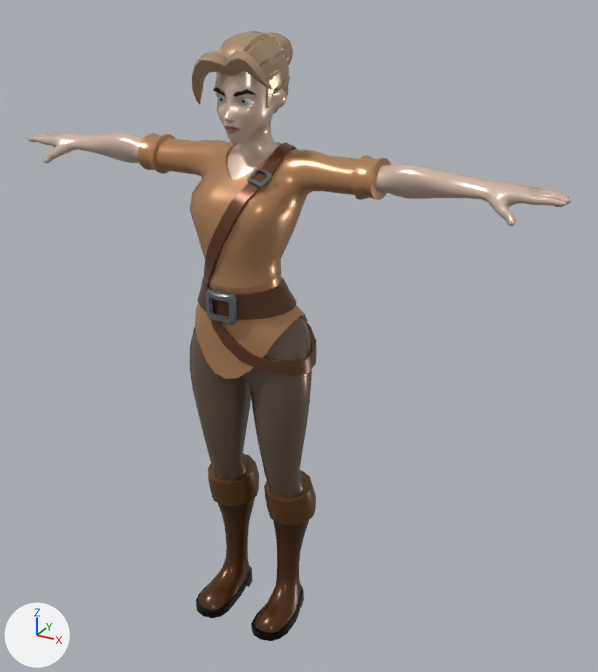
What one commit did to the glTF model public/avatar/models/outfits/base/sm_female_base_legs.glb.
Before and after are seen from a 50 mm camera at (1.248, -1.966, 2.03) aimed at (0.111, 0.103, 0.995). Every picture has the same lights, and +X, +Y and +Z are marked at lower left. The older version comes first. Where no turn or scale is listed for an object, it has been applied to the vertices.

Names of what the first picture shows: 'SM_Female_Base_Arms', 'SM_Female_Base_Body', 'SM_Female_Base_Boots', 'SM_Female_Base_Legs', 'SM_Female_Body_Face_01', 'SM_Female_Hair_01'.
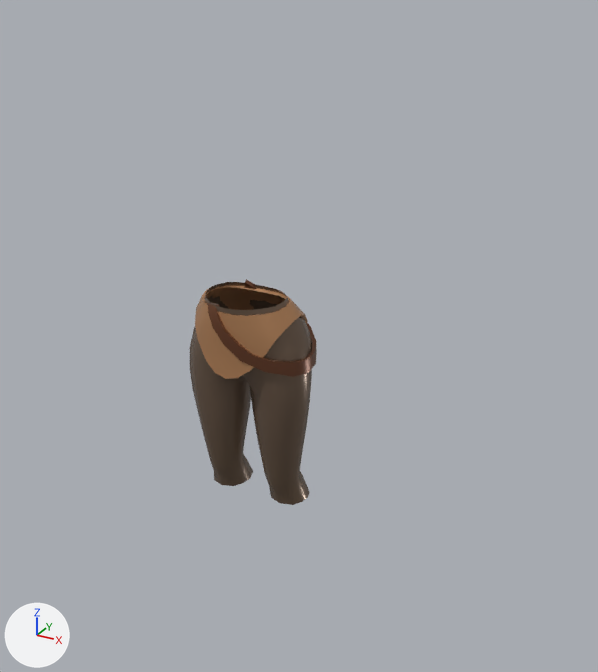
Scene script edits in JSON lines:
```json
{"op": "set", "path": "ob_sm_female_base_arms", "old": "bpy.data.objects.new('SM_Female_Base_Arms', me_sm_female_base_arms)", "new": "bpy.data.objects.new('SM_Female_Base_Arms', None)"}
{"op": "set", "path": "ob_sm_female_base_body", "old": "bpy.data.objects.new('SM_Female_Base_Body', me_sm_female_base_body)", "new": "bpy.data.objects.new('SM_Female_Base_Body', None)"}
{"op": "set", "path": "ob_sm_female_base_boots", "old": "bpy.data.objects.new('SM_Female_Base_Boots', me_sm_female_base_boots)", "new": "bpy.data.objects.new('SM_Female_Base_Boots', None)"}
{"op": "set", "path": "ob_sm_female_body_face_01", "old": "bpy.data.objects.new('SM_Female_Body_Face_01', me_sm_female_body_face_01)", "new": "bpy.data.objects.new('SM_Female_Body_Face_01', None)"}
{"op": "set", "path": "ob_sm_female_hair_01", "old": "bpy.data.objects.new('SM_Female_Hair_01', me_sm_female_hair_01)", "new": "bpy.data.objects.new('SM_Female_Hair_01', None)"}
```

Boxes [x1, y1, x2, y2] around the edits, measured in the pictures (598 x 672 px):
```json
{"object": "SM_Female_Base_Body", "change": "no longer drawn", "before": [137, 133, 391, 325], "on screen": "brown"}
{"object": "SM_Female_Base_Boots", "change": "no longer drawn", "before": [196, 454, 316, 641], "on screen": "brown"}
{"object": "SM_Female_Base_Arms", "change": "no longer drawn", "before": [27, 133, 571, 226]}
{"object": "SM_Female_Body_Face_01", "change": "no longer drawn", "before": [213, 71, 287, 180], "on screen": "brown", "faces in mat_m_skin": [215, 71, 287, 180], "faces in mat_m_texture": [218, 96, 253, 133], "faces in mat_m_hair": [213, 87, 256, 97]}
{"object": "SM_Female_Hair_01", "change": "no longer drawn", "before": [192, 31, 293, 113], "on screen": "brown"}
```
